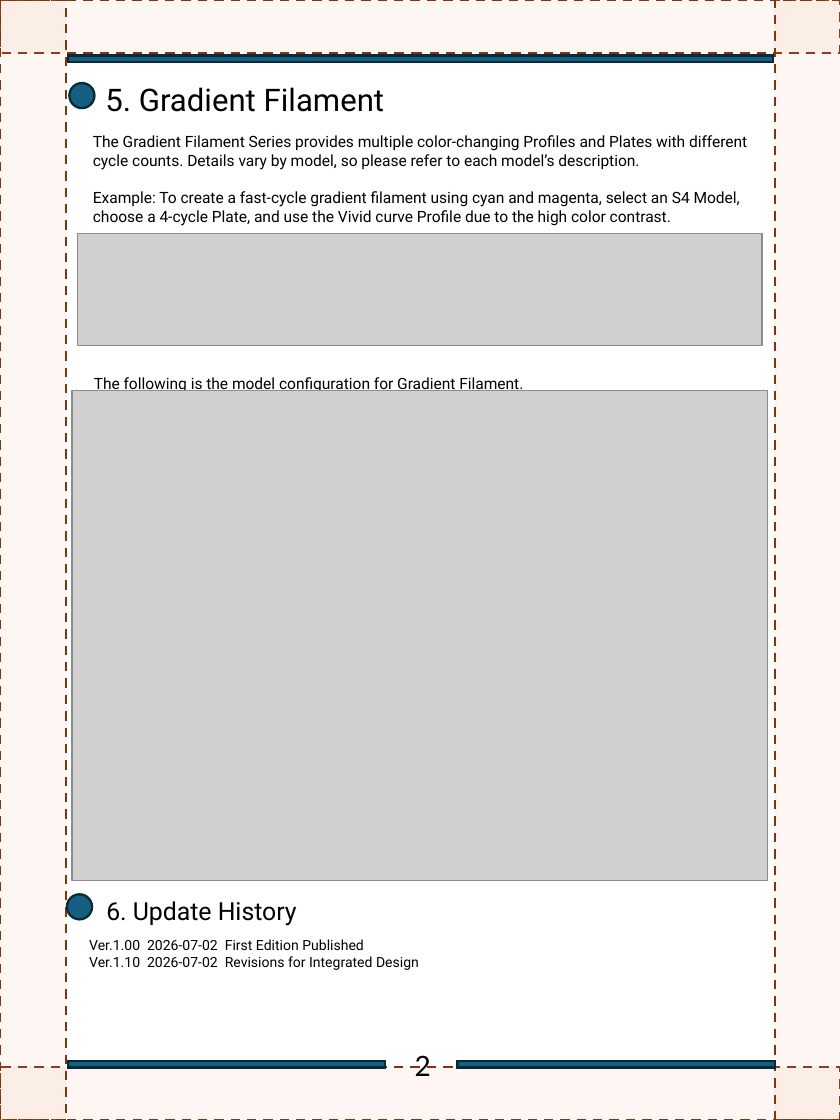
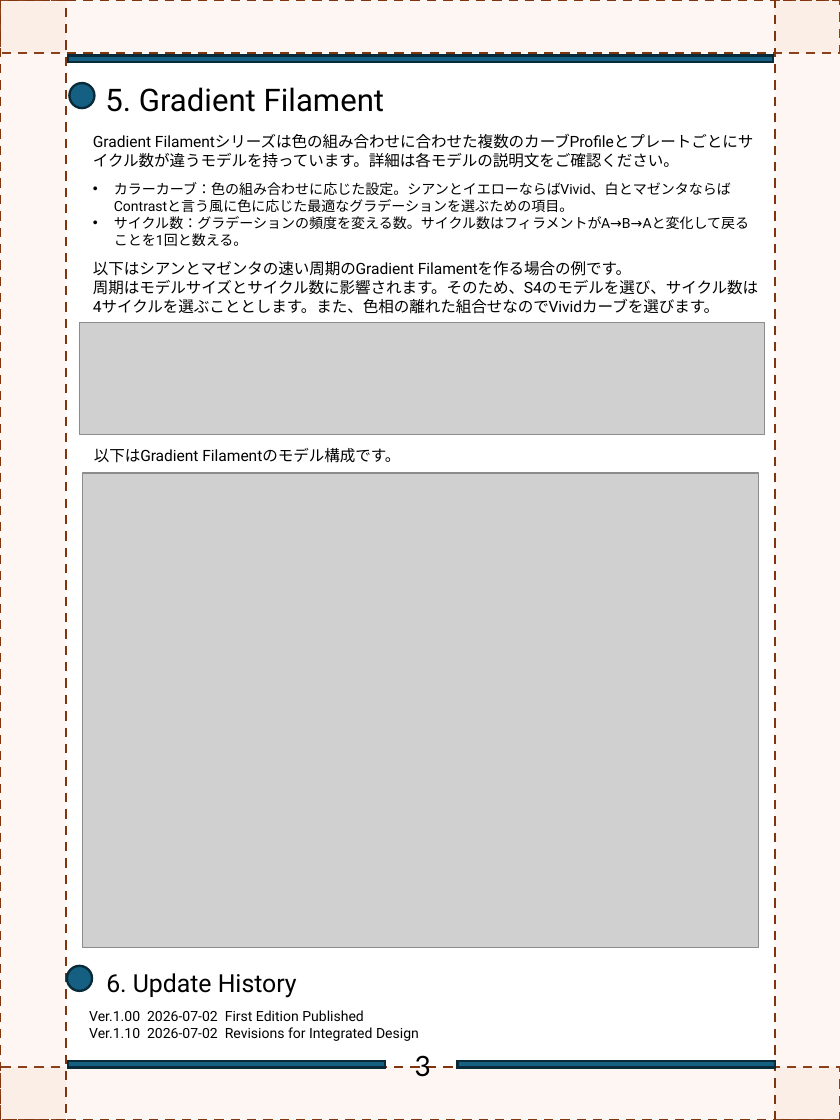
Before and after one commit to FlexChromaHQ/FlexChroma, a slide deck: slide 4 of Documents/Original/FlexChroma_Tour_Guide_JP.pptx. Drawn at 840x1120 pixels with LibreOffice and Linux fonts; fonts in the diff are those of the drawing; grey boxes stand for pictures. Boxes give left, top, right and bottom in pixels: in the first picture for what was removed or moved away, otherwise in the second. Text is boxed around its words. In the diff, an @@ line names an element or a change of style, - is before the commit and + after.

Commit message:
Apply design changes to the Japanese version

```diff
--- a/Documents/Original/FlexChroma_Tour_Guide_JP.pptx
+++ b/Documents/Original/FlexChroma_Tour_Guide_JP.pptx
@@ text at [93,135,758,314]: text changed @@
-The Gradient Filament Series provides multiple color-changing Profiles and Plates with different cycle counts. Details vary by model, so please refer to each model’s description.
-Example: To create a fast-cycle gradient filament using cyan and magenta, select an S4 Model, choose a 4-cycle Plate, and use the Vivid curve Profile due to the high color contrast.
+Gradient Filamentシリーズは色の組み合わせに合わせた複数のカーブProfileとプレートごとにサイクル数が違うモデルを持っています。詳細は各モデルの説明文をご確認ください。
+• カラーカーブ：色の組み合わせに応じた設定。シアンとイエローならばVivid、白とマゼンタならばContrastと言う風に色に応じた最適なグラデーションを選ぶための項目。
+• サイクル数：グラデーションの頻度を変える数。サイクル数はフィラメントがA→B→Aと変化して戻ることを1回と数える。
+以下はシアンとマゼンタの速い周期のGradient Filamentを作る場合の例です。
+周期はモデルサイズとサイクル数に影響されます。そのため、S4のモデルを選び、サイクル数は4サイクルを選ぶこととします。また、色相の離れた組合せなのでVividカーブを選びます。
@@ picture: place and size @@
-picture at [77,234,762,346]
+picture at [80,323,764,435]
@@ text at [94,448,400,463]: text changed @@
-The following is the model configuration for Gradient Filament.
+以下はGradient Filamentのモデル構成です。
@@ picture: place and size @@
-picture at [72,391,767,881]
+picture at [83,473,759,948]
@@ 2 texts, 1 ellipse: place and size @@
-2 texts, 1 ellipse at [67,894,419,970]
+2 texts, 1 ellipse at [67,965,419,1041]
@@ text at [415,1055,431,1077]: text changed @@
-2
+3
```
Also in this commit, not shown: 1 other slide changed, 4 slides added, 4 slides removed, 1 other file.
